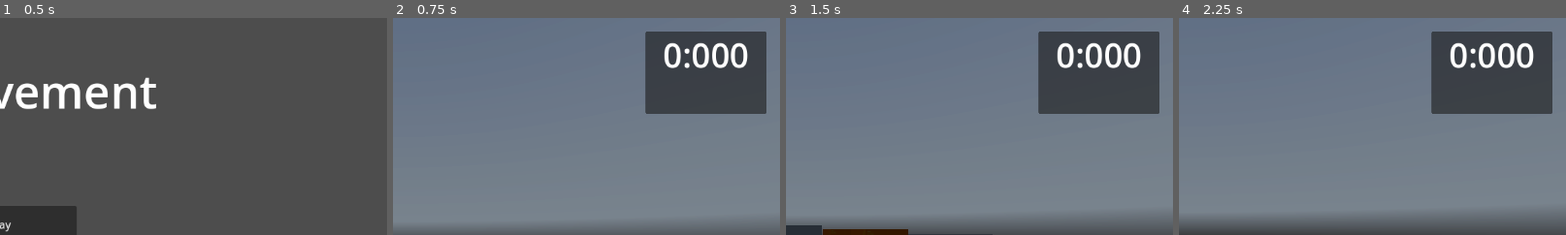
Above: before the commit, frames 1-4 (left to right).
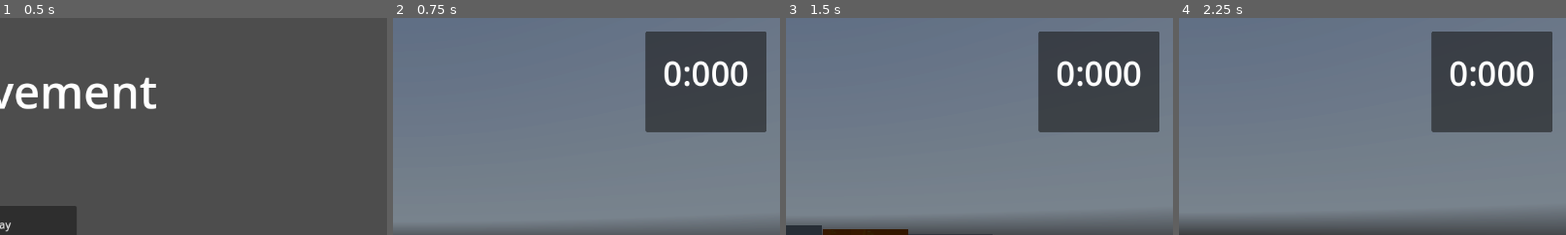
Above: after the commit, the same moments.

Repository: BreadDemon/Schmovement
Game: Godot game, scene res://nodes/menus/game_menu.tscn
Same seed, same stepped clock (60 frames per second), same inputs: the game is played once before the commit and once after it. A sky picture missing from this copy of the repository is replaced by a grey-blue gradient.
Inputs (mouse positions are % of the whole screen's width and height, from its top left):
- Up to frame 1 (0.5 s): no input
- Up to frame 2 (0.75 s): click "Play" at 0.5 s
- Up to frame 3 (1.5 s): move the mouse to (55, 50) at 1.27 s; hold W (forward) from 1.28 s (still down); hold Ctrl (Crouch) from 1.28 s (still down)
- Up to frame 4 (2.25 s): keep holding W (forward); tap Space (Jump) at 1.52 s; move the mouse to (45, 50) at 2.02 s; release Ctrl (Crouch) at 2.03 s; tap Shift (Sprint) at 2.1 s
The pictures show only the part of the screen within x 50-100%, y 0-50%; the shares and areas given below are measured in that part.

Frame 1 is identical in both runs. In frame 2, 4.9% of the frame differs, in the area x 65-97%, y 11-53%; in frame 3, 4.9%; in frame 4, 4.9%.

Commit message:
Made timer livesplit esq

Diff:
--- a/src/nodes/levels/City.tscn
+++ b/src/nodes/levels/City.tscn
@@ -252,17 +252,19 @@
 spot_range = 6.058
 
 [node name="Jump_Pad2" parent="." instance=ExtResource("1_2noc6")]
-transform = Transform3D(1, 0, 0, 0, 1, 0, 0, 0, 1, -7.92033, 0.478208, -9.27792)
+transform = Transform3D(1, 0, 0, 0, 1, 0, 0, 0, 1, -11.9203, 0.478208, -5.27792)
 
 [node name="CharacterBody3D" parent="." instance=ExtResource("2_d03tp")]
 transform = Transform3D(1, 0, 0, 0, 1, 0, 0, 0, 1, 0.324998, 2, -1.11157)
 
 [node name="StartCourse" parent="." node_paths=PackedStringArray("origin_point") instance=ExtResource("7_n04x5")]
-transform = Transform3D(1, 0, 0, 0, 1, 0, 0, 0, 1, -8, 1, -14)
+transform = Transform3D(1, 0, 0, 0, 1, 0, 0, 0, 1, -12, 1, -9)
+run_name = "The Climb"
 origin_point = NodePath("../Return_node")
+dev_time = 21.533
 
 [node name="Return_node" parent="." instance=ExtResource("8_1tobv")]
-transform = Transform3D(1, 0, 0, 0, 1, 0, 0, 0, 1, 0, 3, -1)
+transform = Transform3D(1, 0, 0, 0, 1, 0, 0, 0, 1, -12, 2, -12)
 
 [node name="EndCourse" parent="." node_paths=PackedStringArray("start_course") instance=ExtResource("9_f0sov")]
 transform = Transform3D(1, 0, 0, 0, 1, 0, 0, 0, 1, -4.43556, 39.1312, -17.656)
@@ -352,7 +354,9 @@
 
 [node name="StartCourse2" parent="." node_paths=PackedStringArray("origin_point") instance=ExtResource("7_n04x5")]
 transform = Transform3D(1, 0, 0, 0, 1, 0, 0, 0, 1, 17, 8, -22)
+run_name = "Creativity is Key"
 origin_point = NodePath("../Return_node2")
+dev_time = 15.474
 
 [node name="EndCourse2" parent="." node_paths=PackedStringArray("start_course") instance=ExtResource("9_f0sov")]
 transform = Transform3D(1, 0, 0, 0, 1, 0, 0, 0, 1, 15, 39, -10)
--- a/src/nodes/levels/test_map.tscn
+++ b/src/nodes/levels/test_map.tscn
@@ -135,7 +135,9 @@
 [node name="StartCourse" parent="." node_paths=PackedStringArray("origin_point") instance=ExtResource("7_ssrem")]
 transform = Transform3D(3.01563, 0, 0, 0, 3.01563, 0, 0, 0, 1.00521, 1.07665, 0.998873, -2.12691)
 visible = false
+run_name = "Training course"
 origin_point = NodePath("../Return_node")
+dev_time = 11.825
 
 [node name="EndCourse" parent="." node_paths=PackedStringArray("start_course") instance=ExtResource("8_kdxem")]
 transform = Transform3D(1, 0, 0, 0, 1, 0, 0, 0, 1, 9, 14.1715, -87)
--- a/src/nodes/menus/Timer.tscn
+++ b/src/nodes/menus/Timer.tscn
@@ -33,6 +33,10 @@
 custom_minimum_size = Vector2(180, 0)
 layout_mode = 2
 
+[node name="Name" type="Label" parent="MarginContainer/CenterContainer/PanelContainer/MarginContainer/VBoxContainer"]
+layout_mode = 2
+horizontal_alignment = 1
+
 [node name="Timer" type="Label" parent="MarginContainer/CenterContainer/PanelContainer/MarginContainer/VBoxContainer"]
 layout_mode = 2
 theme_override_font_sizes/font_size = 50
@@ -41,11 +45,26 @@
 vertical_alignment = 1
 script = ExtResource("1_0wx5u")
 
-[node name="PersonalBest" type="Label" parent="MarginContainer/CenterContainer/PanelContainer/MarginContainer/VBoxContainer"]
+[node name="times" type="HBoxContainer" parent="MarginContainer/CenterContainer/PanelContainer/MarginContainer/VBoxContainer"]
 layout_mode = 2
+
+[node name="Diff" type="Label" parent="MarginContainer/CenterContainer/PanelContainer/MarginContainer/VBoxContainer/times"]
+layout_mode = 2
+size_flags_horizontal = 3
+
+[node name="PersonalBest" type="Label" parent="MarginContainer/CenterContainer/PanelContainer/MarginContainer/VBoxContainer/times"]
+layout_mode = 2
+size_flags_horizontal = 3
 theme_override_colors/font_color = Color(0, 0.8, 0, 1)
 horizontal_alignment = 2
 
-[node name="Diff" type="Label" parent="MarginContainer/CenterContainer/PanelContainer/MarginContainer/VBoxContainer"]
+[node name="DT" type="HBoxContainer" parent="MarginContainer/CenterContainer/PanelContainer/MarginContainer/VBoxContainer"]
 layout_mode = 2
-horizontal_alignment = 2
+
+[node name="time" type="Label" parent="MarginContainer/CenterContainer/PanelContainer/MarginContainer/VBoxContainer/DT"]
+layout_mode = 2
+size_flags_horizontal = 3
+
+[node name="DevTime" type="Label" parent="MarginContainer/CenterContainer/PanelContainer/MarginContainer/VBoxContainer/DT"]
+layout_mode = 2
+size_flags_horizontal = 3
--- a/src/scripts/Mili_seconds.gd
+++ b/src/scripts/Mili_seconds.gd
@@ -19,6 +19,10 @@
 
 		Global.start_time = formatted_time
 		text = formatted_time.replace(".", ":")
+		if start_time < float(Global.personal_best) || float(Global.personal_best) == 0.0:
+			add_theme_color_override("font_color", Color(0, 1, 0))
+		else:
+			add_theme_color_override("font_color", Color(1, 0, 0))
 
 func reset_timer():
 	start_time = 0.0
@@ -28,7 +32,7 @@
 
 func set_pb(start_course):
 	if float(Global.personal_best) != 0:
-		var diff = get_parent().get_node("Diff")
+		var diff = get_parent().get_node("times").get_node("Diff")
 		var format = "%s%.3f"
 		result_diff = start_time - float(Global.personal_best)
 		if Global.start_time > Global.personal_best:
@@ -39,7 +43,7 @@
 			diff.add_theme_color_override("font_color", Color(0, 0.65, 0.075))
 
 	if float(Global.personal_best) > float(Global.start_time) || float(Global.personal_best) == 0:
-		var personal_best = get_parent().get_node("PersonalBest")
+		var personal_best = get_parent().get_node("times").get_node("PersonalBest")
 		Global.personal_best = Global.start_time
 		personal_best.text = Global.personal_best
 		start_course.pb = Global.start_time
--- a/src/scripts/end_course.gd
+++ b/src/scripts/end_course.gd
@@ -6,7 +6,10 @@
 func _on_body_entered(body):
 	if body is Player and Global.start_course == start_course:
 		var timer = body.get_node("Timer/MarginContainer/CenterContainer/PanelContainer/MarginContainer/VBoxContainer/Timer")
+		var DevTime = timer.get_parent().get_node("DT").get_node("DevTime")
 		timer.running = false
 		if !start_course.has_calculated:
 			timer.set_pb(start_course)
 			start_course.has_calculated = true
+		if float(start_course.pb) < start_course.dev_time and float(start_course.pb) != 0.0:
+			DevTime.text = "Beaten!"
--- a/src/scripts/start_course.gd
+++ b/src/scripts/start_course.gd
@@ -1,19 +1,29 @@
 extends Node3D
 class_name StartCourse
 
+@export var run_name = "None"
 @export var origin_point: ReturnNode
 var has_calculated
 
 # Implementar texto mostrando se venceu do tempo dev
-var dev_time = 15.074
+@export var dev_time: float
 var pb = 0.0
 
 func _on_body_entered(body):
 	if body is Player:
 		var timer = body.get_node("Timer/MarginContainer/CenterContainer/PanelContainer/MarginContainer/VBoxContainer/Timer")
+
 		if !timer.running:
 			Global.personal_best = pb
-			var Personal = timer.get_parent().get_node("PersonalBest")
+			var Name = timer.get_parent().get_node("Name")
+			Name.text = run_name
+			var Personal = timer.get_parent().get_node("times").get_node("PersonalBest")
+			var DT = timer.get_parent().get_node("DT").get_node("time")
+			var DevTime = timer.get_parent().get_node("DT").get_node("DevTime")
+			var format = "%s%s"
+			DT.text = format % ["DT: ", str(dev_time)]
+			if float(pb) > dev_time or float(pb) == 0.0:
+				DevTime.text = ""
 			Personal.text = str(pb)
 			has_calculated = false
 			self.monitorable = true
